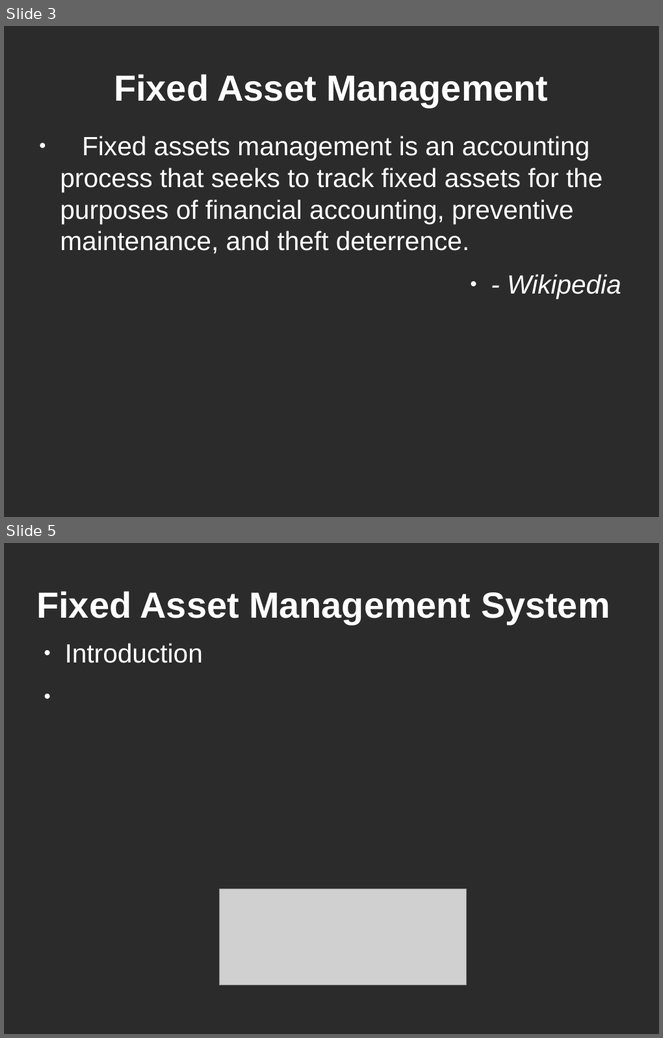
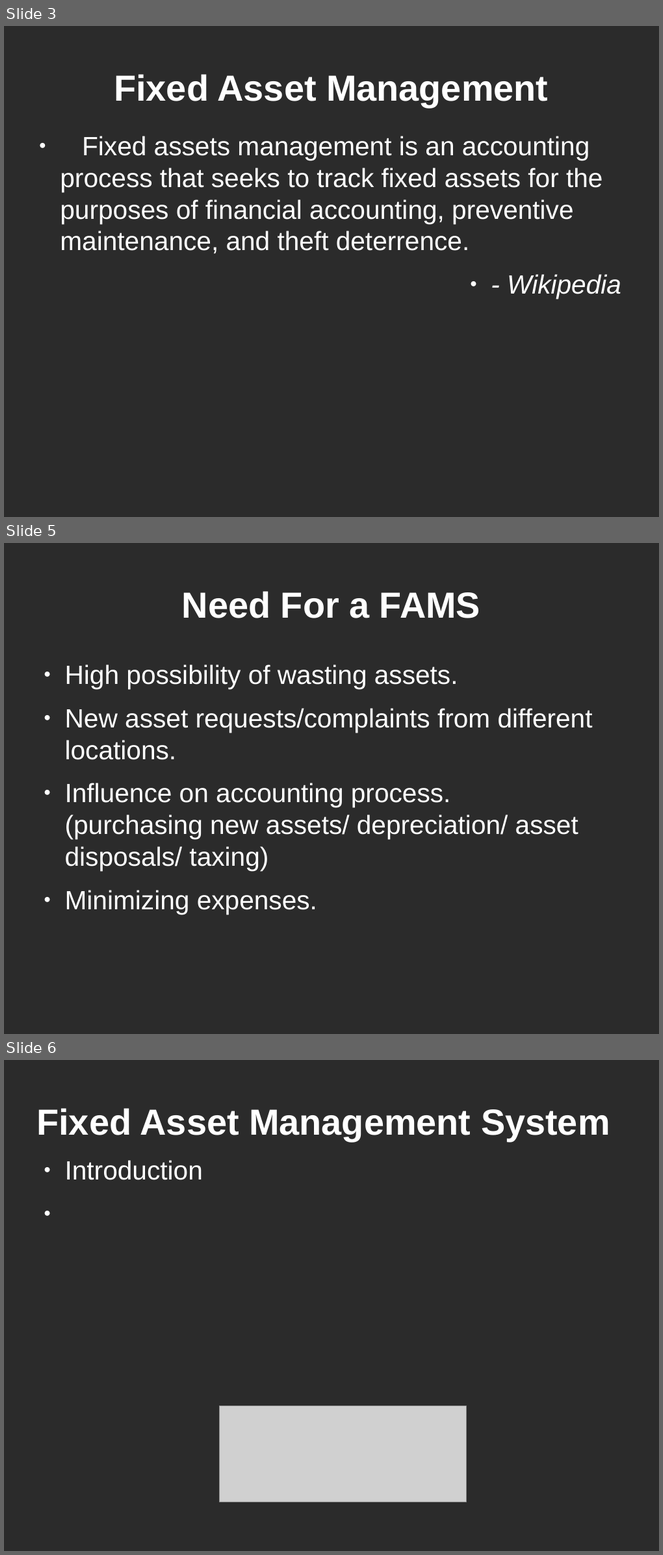
Before and after one commit to kind-technologies/FAMS, a slide deck: docs/presentation.odp. Shown one above the other, each under a label of ours: slides 3 and 5 before the commit, slides 3, 5 and 6 after it; the slides between them are not shown. The pictures are 663x1038 and 663x1555 pixels, drawn with LibreOffice and Linux fonts; fonts in the diff are those of the drawing; grey boxes stand for pictures; background and template pictures are left out; a plain dark background stands for a picture behind light text. Boxes give left, top, right and bottom in pixels: in the first picture for what was removed or moved away, otherwise in the second. Text is boxed around its words. In the diff, an @@ line names an element or a change of style, - is before the commit and + after.

```diff
--- a/docs/presentation.odp
+++ b/docs/presentation.odp
@@ slide 5 added at [4, 543, 659, 1034], background picture (left out) @@
@@ title added at [182, 591, 480, 618], 44 pt, text #FFFFFF, bold @@
+Need For a FAMS
@@ text added at [65, 665, 593, 914], 32 pt, text #FFFFFF @@
+● High possibility of wasting assets.
+● New asset requests/complaints from different locations.
+● Influence on accounting process. (purchasing new assets/ depreciation/ asset disposals/ taxing)
+● Minimizing expenses.
@@ what was slide 5 is now slide 6 @@
```
Also in this commit, not shown: 1 slide changed, 1 other slide added, 1 slide removed.
